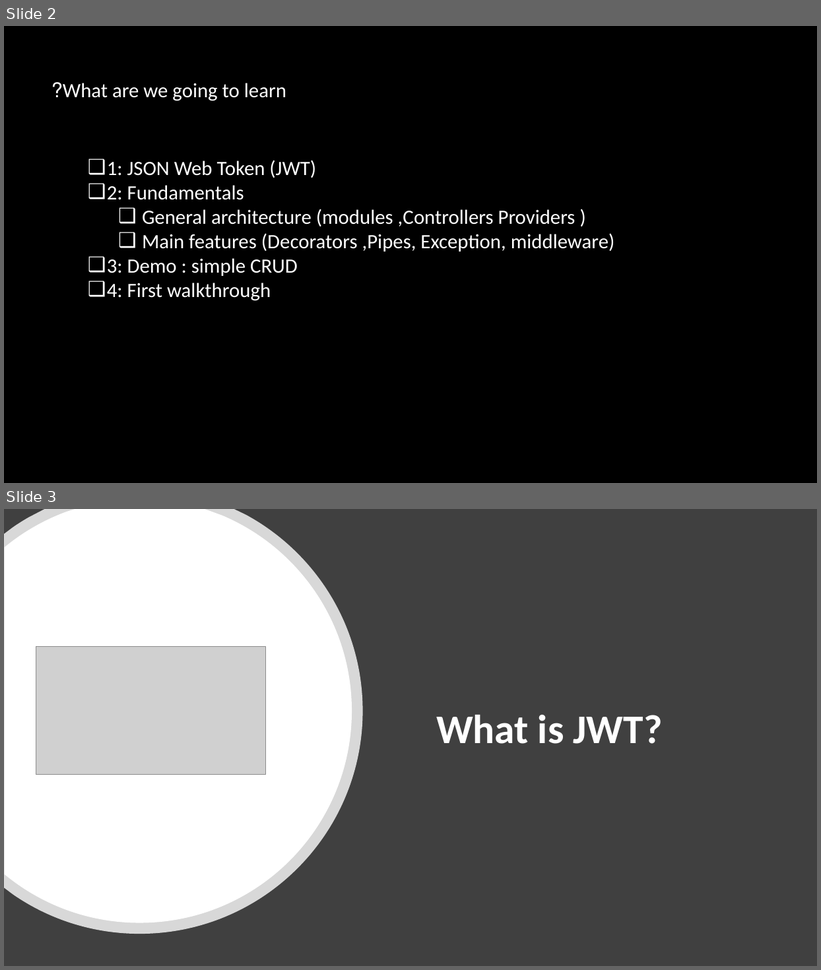
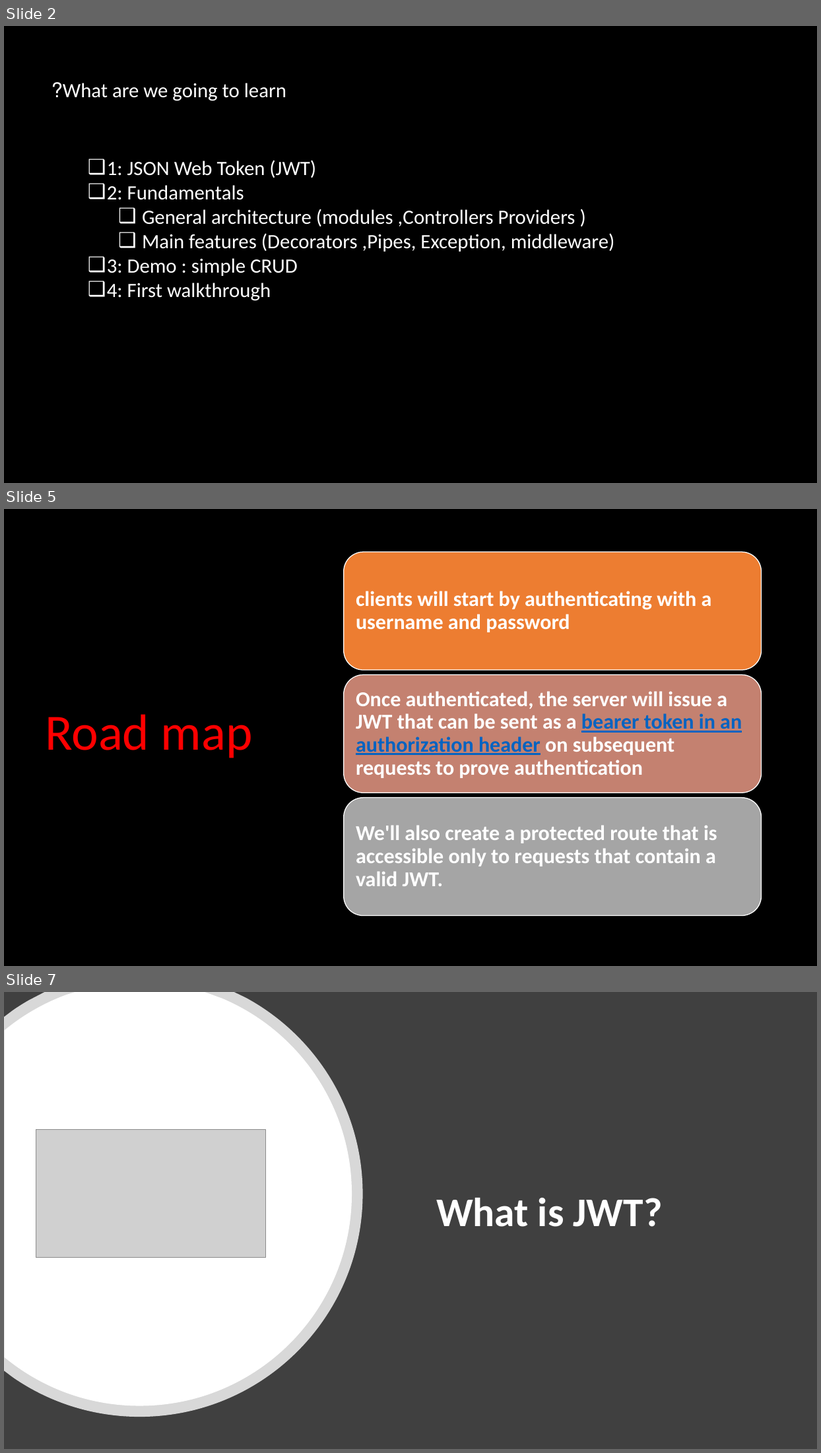
Before and after one commit to asafnaory/nestjs-course, a slide deck: presentations/lecture_jwt.pptx. Shown one above the other, each under a label of ours: slides 2 and 3 before the commit, slides 2, 5 and 7 after it; the slides between them are not shown. The pictures are 821x970 and 821x1453 pixels, drawn with LibreOffice and Linux fonts; fonts in the diff are those of the drawing; grey boxes stand for pictures. Boxes give left, top, right and bottom in pixels: in the first picture for what was removed or moved away, otherwise in the second. Text is boxed around its words. In the diff, an @@ line names an element or a change of style, - is before the commit and + after.

```diff
--- a/presentations/lecture_jwt.pptx
+++ b/presentations/lecture_jwt.pptx
@@ slide 5 added at (4, 509, 817, 966), background #000000 @@
@@ title added at (45, 714, 253, 758), 60 pt, text #FF0000 @@
+Road map
@@ group added at (344, 552, 762, 916): 3 rounded rectangles, 3 texts @@
+clients will start by authenticating with a username and password
+Once authenticated, the server will issue a JWT that can be sent as a bearer token in an authorization header on subsequent requests to prove authentication
+We'll also create a protected route that is accessible only to requests that contain a valid JWT.
@@ what was slide 3 is now slide 7 @@
```
Also in this commit, not shown: 1 slide changed, 3 other slides added, 3 other files.
